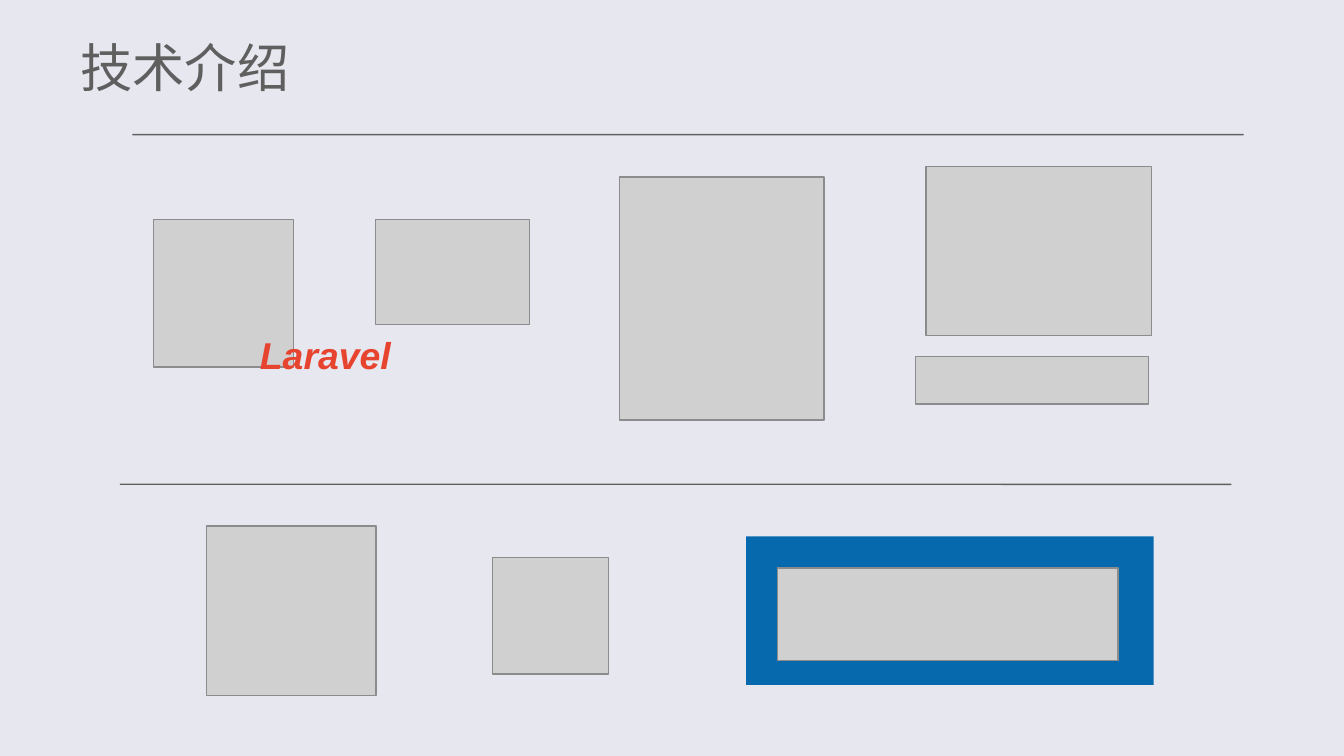
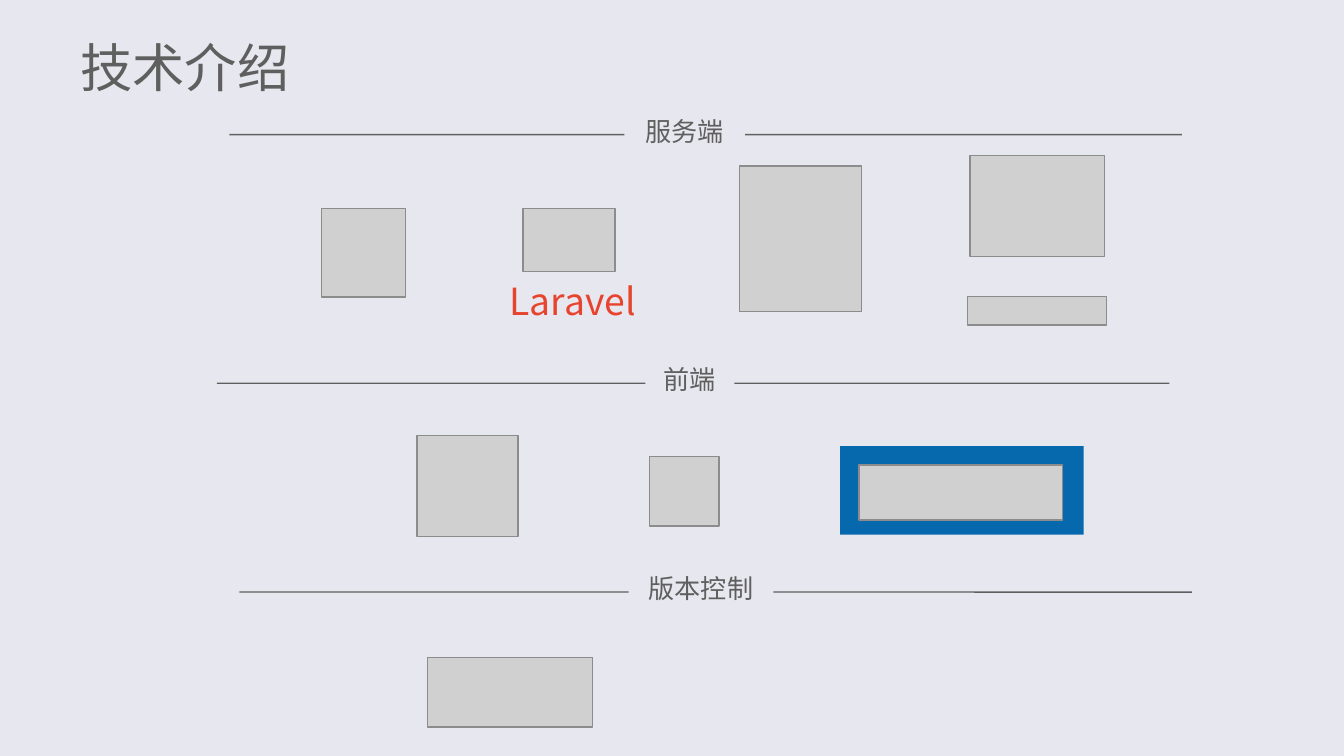
Before and after one commit to bytrix/report, a slide deck: slide 11 of 答辩.ppt. Drawn at 1344x756 pixels with LibreOffice and Linux fonts; fonts in the diff are those of the drawing; grey boxes stand for pictures. Boxes give left, top, right and bottom in pixels: in the first picture for what was removed or moved away, otherwise in the second. Text is boxed around its words. In the diff, an @@ line names an element or a change of style, - is before the commit and + after.

```diff
--- a/答辩.ppt
+++ b/答辩.ppt
@@ text "服务端": place and size @@
-text "服务端" at box(465, 109, 828, 122)
+text "服务端" at box(645, 119, 723, 143)
@@ text "服务端" at box(645, 119, 723, 143): size 0 to 14 pt, font Arial to Noto Sans CJK SC, bold off, italic off; alignment left to centre; indent changed @@
@@ line moved from (132, 134) - (1243, 134) to (230, 134) - (1181, 134) @@
@@ picture: place and size @@
-picture at box(620, 177, 824, 421)
+picture at box(739, 167, 862, 312)
@@ picture: place and size @@
-picture at box(926, 167, 1152, 336)
+picture at box(970, 156, 1105, 257)
@@ picture: place and size @@
-picture at box(153, 219, 293, 367)
+picture at box(321, 208, 405, 297)
@@ picture: place and size @@
-picture at box(376, 219, 531, 324)
+picture at box(523, 208, 614, 271)
@@ text "Laravel": place and size @@
-text "Laravel" at box(260, 339, 391, 370)
+text "Laravel" at box(509, 285, 636, 316)
@@ text "Laravel" at box(509, 285, 636, 316): font Arial to Noto Sans CJK SC, bold off, italic off; indent changed @@
@@ picture: place and size @@
-picture at box(915, 356, 1148, 403)
+picture at box(968, 297, 1106, 325)
@@ text "前端" at box(664, 367, 716, 391): size 0 to 14 pt, font Arial to Noto Sans CJK SC, bold off, italic off; alignment left to centre; indent changed @@
@@ text "前端": place and size @@
-text "前端" at box(481, 458, 821, 472)
+text "前端" at box(664, 367, 716, 391)
@@ line moved from (120, 484) - (1231, 484) to (216, 383) - (1169, 383) @@
@@ picture: place and size @@
-picture at box(207, 526, 376, 695)
+picture at box(417, 435, 517, 536)
@@ rectangle: place and size @@
-rectangle at box(746, 536, 1153, 684)
+rectangle at box(840, 446, 1083, 535)
@@ picture added at box(650, 457, 720, 527) @@
@@ picture: place and size @@
-picture at box(778, 569, 1118, 661)
+picture at box(859, 465, 1062, 520)
@@ line added from (239, 593) to (1192, 593), #5F5F5F 0.74 pt @@
@@ text added at box(649, 576, 754, 600), 14 pt, text #5F5F5F @@
+版本控制
@@ picture: place and size @@
-picture at box(492, 558, 607, 675)
+picture at box(427, 659, 593, 728)
```
Also in this commit, not shown: 27 other slides changed, 3 slides added, 2 other files.
